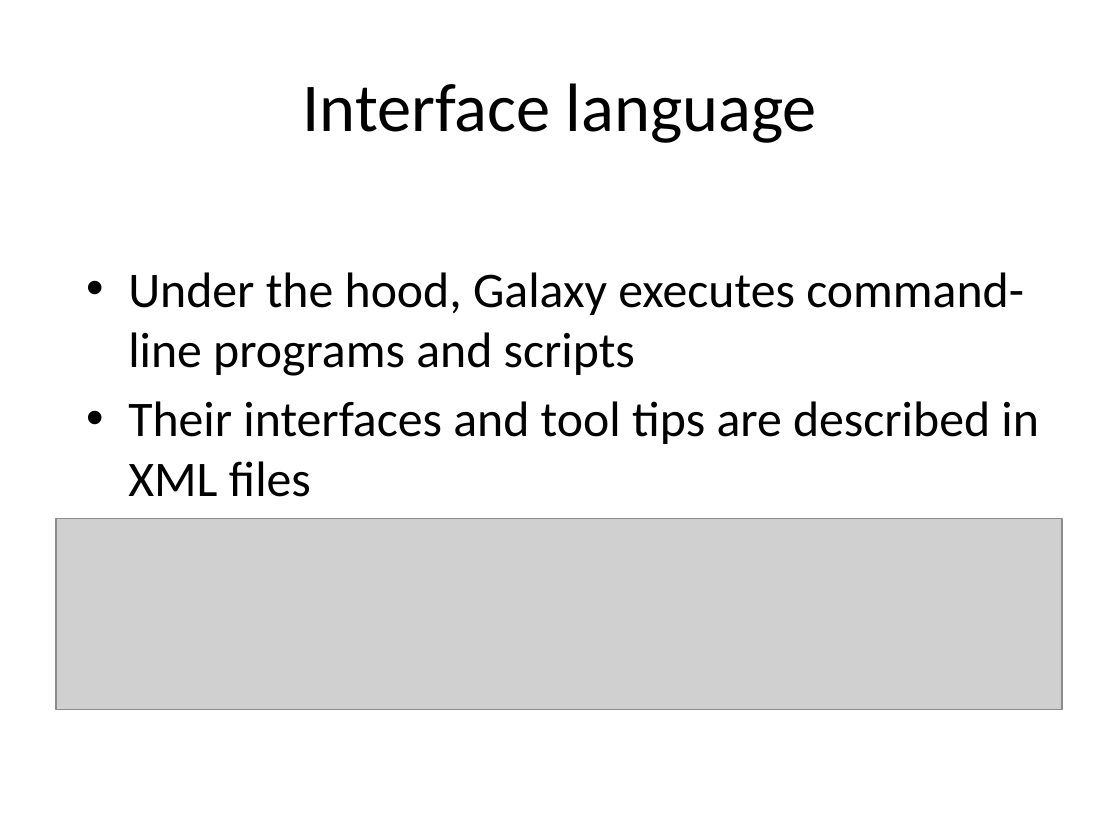
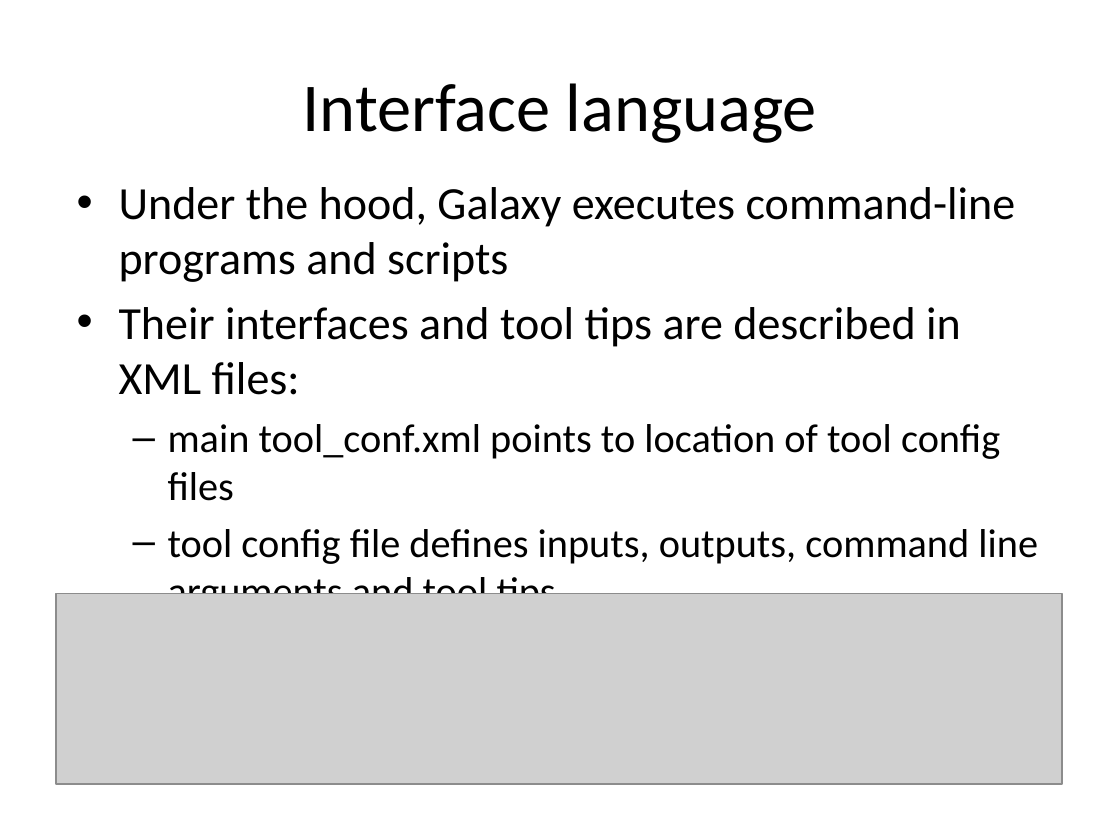
Before and after one commit to rvosa/ngs-workflows, a slide deck: slide 5 of doc/slides/day4/session4/DevelopingGalaxy.pptx. Drawn at 1120x840 pixels with LibreOffice and Linux fonts; fonts in the diff are those of the drawing; grey boxes stand for pictures. Boxes give left, top, right and bottom in pixels: in the first picture for what was removed or moved away, otherwise in the second. Text is boxed around its words. In the diff, an @@ line names an element or a change of style, - is before the commit and + after.

Commit message:
updated slides

```diff
--- a/doc/slides/day4/session4/DevelopingGalaxy.pptx
+++ b/doc/slides/day4/session4/DevelopingGalaxy.pptx
@@ text "Under the hood, Galaxy executes ..." moved from (x1=128, y1=272, x2=1039, y2=497) to (x1=119, y1=187, x2=1038, y2=594) @@
@@ text at (x1=119, y1=187, x2=1016, y2=282): size 32 to 29.6 pt in "Under the hood, Galaxy executes command-line programs ..." @@
@@ text at (x1=119, y1=307, x2=1038, y2=594): text changed; size 32 to 25.9 pt @@
-• Their interfaces and tool tips are described in XML files
+• Their interfaces and tool tips are described in XML files:
+  – main tool_conf.xml points to location of tool config files
+  – tool config file defines inputs, outputs, command line arguments and tool tips
@@ picture moved from (x1=56, y1=519, x2=1062, y2=709) to (x1=56, y1=594, x2=1062, y2=784) @@
```
